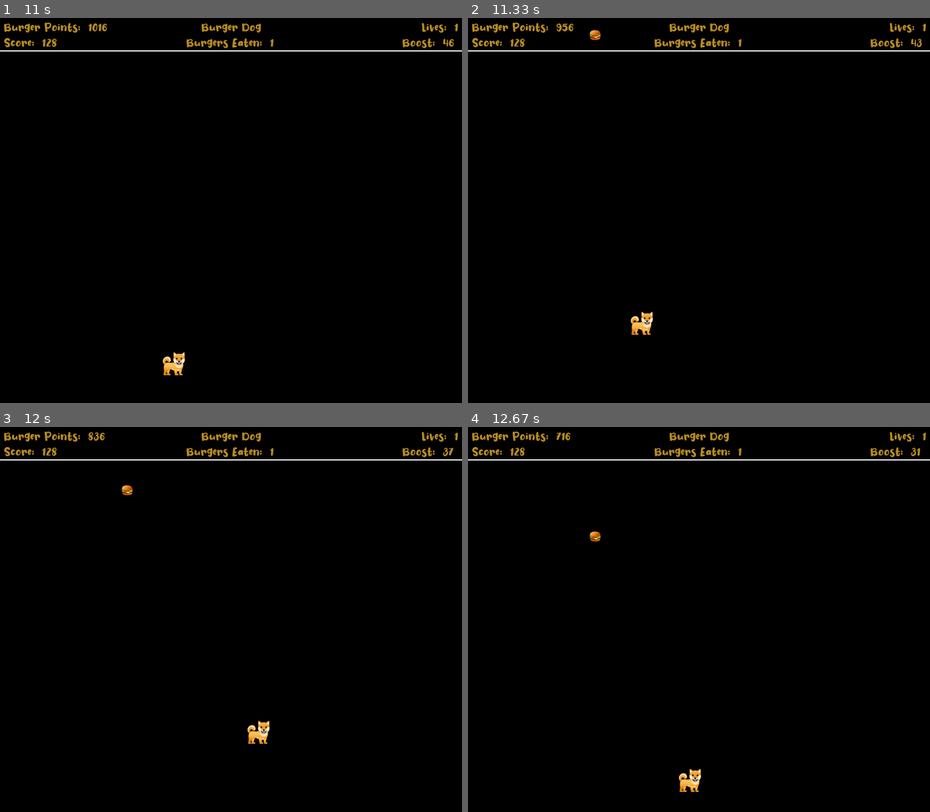
Above: before the commit, frames 1-4 (two rows, left to right).
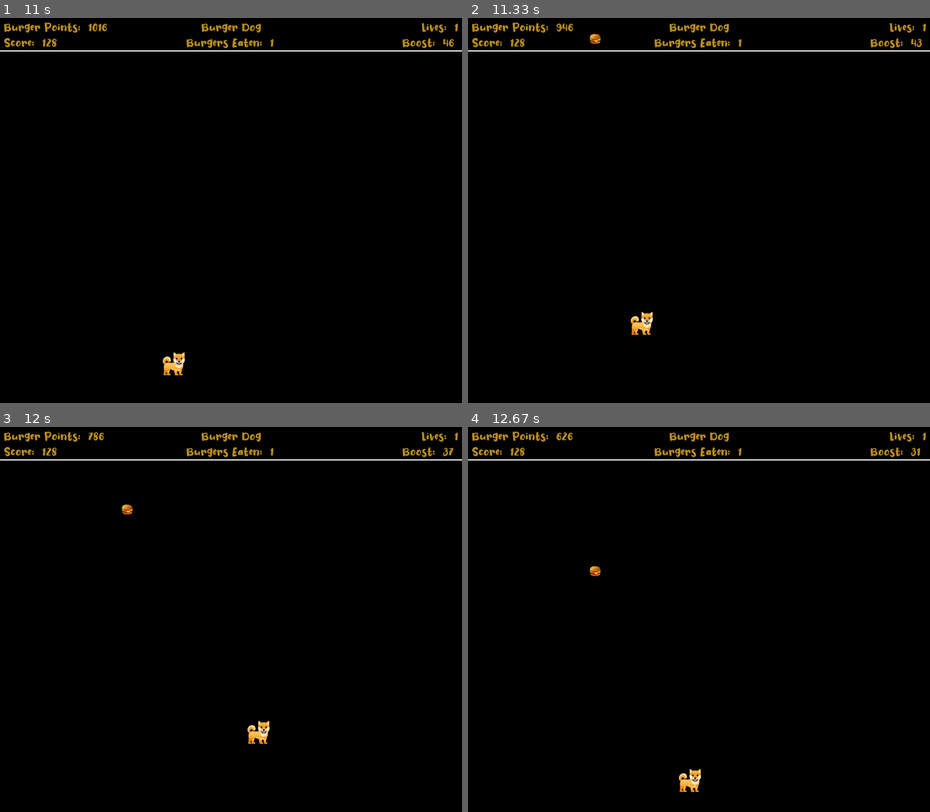
Above: after the commit, the same moments.

Repository: ebunderwood-1980/Pygame_Tutorial
Game: pygame game, started from Burger_Dog/burger_dog.py
Same seed, same stepped clock (60 frames per second), same inputs: the game is played once before the commit and once after it.
Inputs:
- Up to frame 1 (11 s): hold Left 0.33-0.87 s; hold Down 0.9-1.2 s; tap Space at 0.97, 1.3, 1.6, 1.73, 2.13, 2.43, 2.8, 3.2, 3.5, 3.7, 4, 4.2, 4.53, 4.83, 5.03, 5.33, 5.6, 5.93, 6.23, 6.37, 6.77, 7.07, 7.43, 7.83, 8.13, 8.33, 8.63, 8.83, 9.17, 9.47, 9.67, 9.97, 10.23, 10.57, 10.87 s; hold Left 1.23-1.63 s; hold Up 1.67-2.03 s; hold Right 2.07-2.7 s; hold Down 2.73-3.1 s; hold Left 3.13-3.6 s; hold Right 3.63-4.1 s; hold Up 4.13-4.43 s; hold Right 4.47-4.93 s; hold Left 4.97-5.5 s; hold Down 5.53-5.83 s; hold Left 5.87-6.27 s; hold Up 6.3-6.67 s; hold Right 6.7-7.33 s; hold Down 7.37-7.73 s; hold Left 7.77-8.23 s; hold Right 8.27-8.73 s; hold Up 8.77-9.07 s; hold Right 9.1-9.57 s; hold Left 9.6-10.13 s; hold Down 10.17-10.47 s; hold Left 10.5-10.9 s; hold Up from 10.93 s (still down)
- Up to frame 2 (11.33 s): tap Space at 11 s; release Up at 11.3 s
- Up to frame 3 (12 s): hold Right 11.33-11.97 s; tap Space at 11.4, 11.7 s
- Up to frame 4 (12.67 s): hold Down 12-12.37 s; tap Space at 12.07, 12.47 s; hold Left from 12.4 s (still down)

Frame 1 is identical in both runs. In frame 2, 0.1% of the frame differs, in the area x 20-29%, y 1-7%; in frame 3, 0.2%; in frame 4, 0.2%, in the area x 19-29%, y 1-39%.

Commit message:
Finished game

Diff:
--- a/Burger_Dog/burger_dog.py
+++ b/Burger_Dog/burger_dog.py
@@ -138,6 +138,7 @@
         burger_rect.x = random.randint(33, WIDTH - 33)
         score += burger_points
         score_text = font.render("Score:  " + str(score), True, DARK_YELLOW)
+        current_burger_velocity += 0.5
 
     # Move the doggo
     if keys[pygame.K_UP] and dog_rect.top > 85:
@@ -165,7 +166,7 @@
     )
 
     # Check to see if game is over
-    if lives <= 0:
+    if lives == 0:
         surface_display.blit(game_over_text, game_over_rect)
         surface_display.blit(play_again_text, play_again_rect)
         pygame.display.update()
@@ -179,6 +180,7 @@
                     pygame.mixer.music.play(-1, 0.0)
                     lives = START_LIVES
                     boost = START_BOOST
+                    current_burger_velocity = STARTING_BURGER_VELOCIY
                     score = 0
                     burgers_eaten = 0
                     is_paused = False
